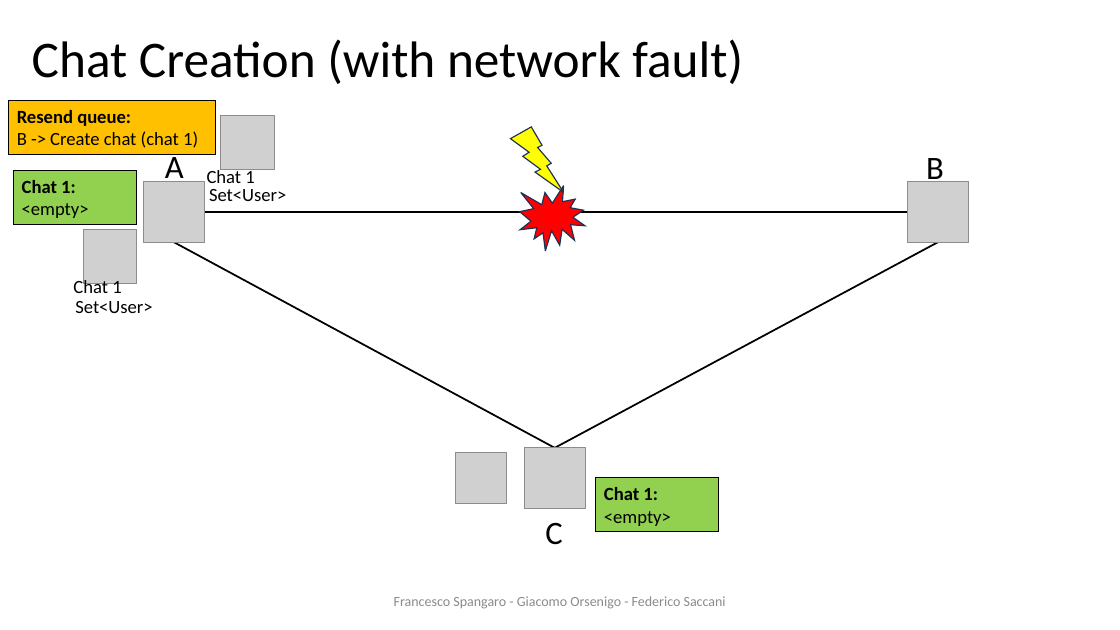
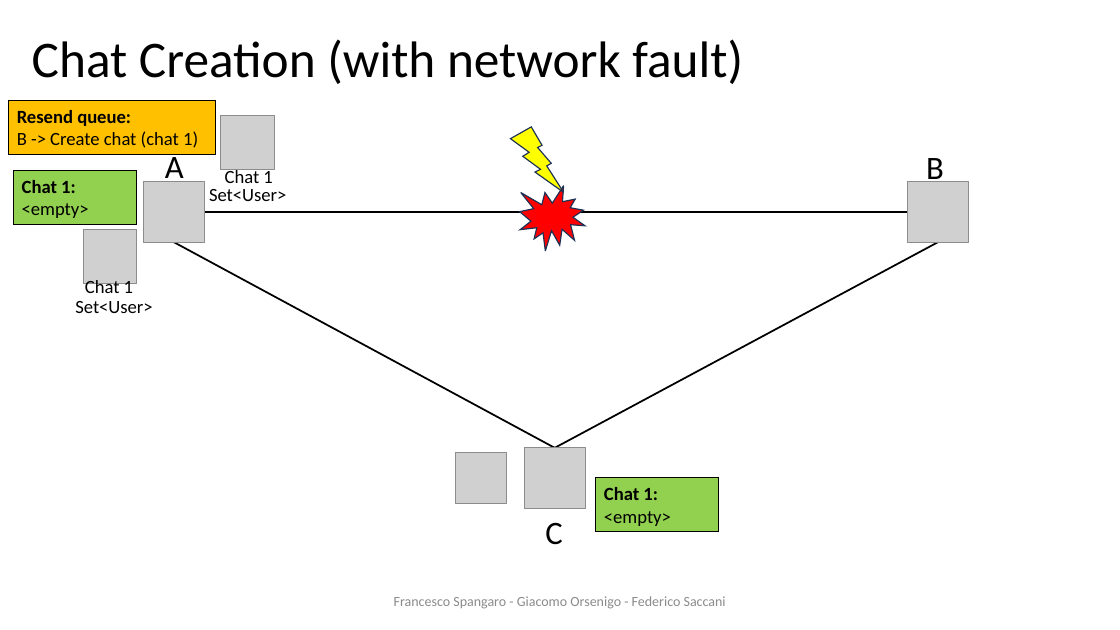
Before and after one commit to francescospangaro/HACOGroupChat, a slide deck: slide 15 of docs/presentazione ds.pptx. Drawn at 1120x630 pixels with LibreOffice and Linux fonts; fonts in the diff are those of the drawing; grey boxes stand for pictures; background and template pictures are left out. Boxes give left, top, right and bottom in pixels: in the first picture for what was removed or moved away, otherwise in the second. Text is boxed around its words. In the diff, an @@ line names an element or a change of style, - is before the commit and + after.

```diff
--- a/docs/presentazione ds.pptx
+++ b/docs/presentazione ds.pptx
@@ text "Chat 1": place and size @@
-text "Chat 1" at (207, 168, 254, 183)
+text "Chat 1" at (225, 168, 272, 183)
@@ text "Chat 1" rewrapped from (73, 278, 121, 293) to (85, 278, 133, 299) @@
```
Also in this commit, not shown: 4 other slides changed, 1 slide removed.
